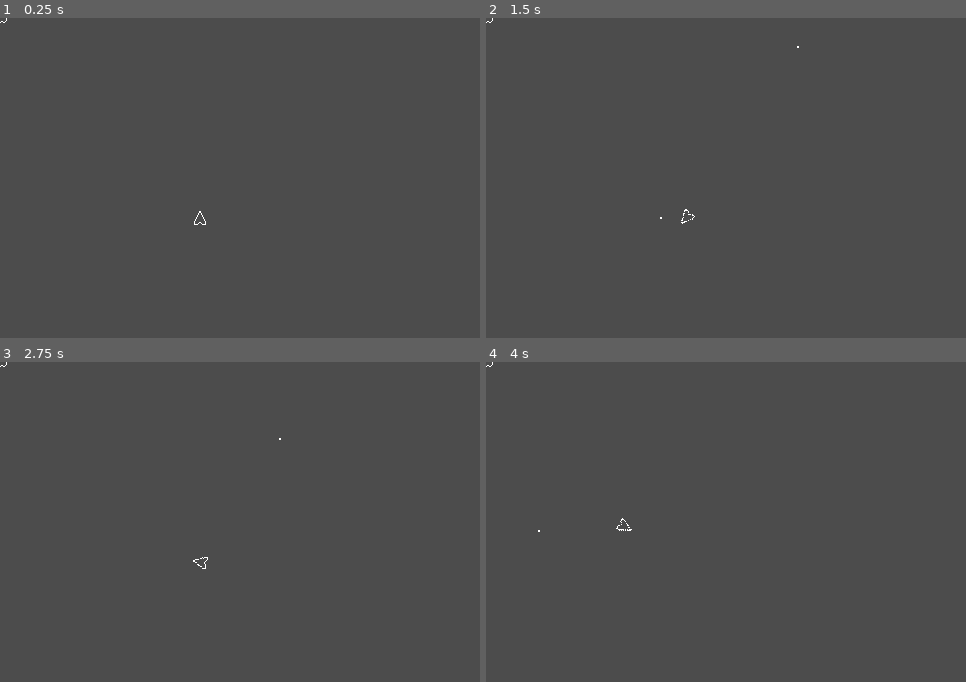
Above: before the commit, frames 1-4 (two rows, left to right).
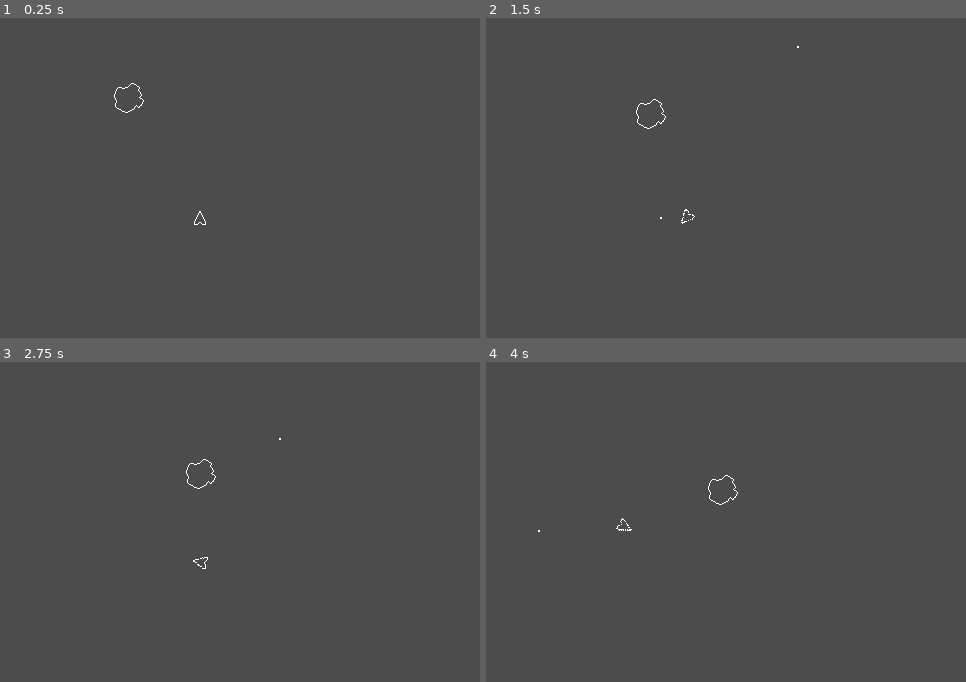
Above: after the commit, the same moments.

Repository: jmpoholarz/AsteroidsPractice
Game: Godot game, scene res://Main.tscn
Two runs of this game, one before a commit and one after it. Both use one fixed random seed, a clock stepped at 60 frames per second and the inputs below.
Inputs:
- Up to frame 1 (0.25 s): no input
- Up to frame 2 (1.5 s): hold Right (ship_rotate_right) 0.53-1.28 s; tap Space (ship_shoot) at 0.6, 1.35 s; hold Left (ship_rotate_left) from 1.28 s (still down)
- Up to frame 3 (2.75 s): release Left (ship_rotate_left) at 2.03 s; hold Right (ship_rotate_right) from 2.03 s (still down); tap Space (ship_shoot) at 2.1 s
- Up to frame 4 (4 s): release Right (ship_rotate_right) at 2.78 s; hold Up (ship_go_forward) 2.78-3.53 s; tap Space (ship_shoot) at 2.85, 3.6 s; hold Left (ship_rotate_left) from 3.53 s (still down)

The runs differ from the first frame. In frame 1, less than 0.1% of the frame differs, in the area x 0-30%, y 0-30%; in frame 2, less than 0.1%; in frame 3, less than 0.1%; in frame 4, less than 0.1%.

Commit message:
Fixed AsteroidLarge collision detection; started scripts for smaller asteroids; started manual physics calculations

Diff:
--- a/AsteroidLarge.gd
+++ b/AsteroidLarge.gd
@@ -1,24 +1,31 @@
 extends Area2D
 
 var mediumAsteroid = load('res://AsteroidMedium.tscn')
+var velocity = Vector2(0,0)
 
 func _ready():
-	# Called every time the node is added to the scene.
-
 	# Seed random number
 	randomize()
+	# Set initial direction and velocity
 	var direction = randi() % 360
-	$RigidBody2D.linear_velocity.x = randi() % 10
-	$RigidBody2D.linear_velocity.y = randi() % 10
+	velocity.x = randi() % 20 + 10
+	velocity.y = randi() % 20 + 10
 	pass
 
 func _process(delta):
 	pass
 
+func _physics_process(delta):
+	position.x += velocity.x * delta
+	position.y += velocity.y * delta
 
 func _on_AsteroidLarge_body_entered(body):
 	print("body entered")
-	get_parent().add_child(mediumAsteroid.instance())
+	print(body)
+	var med1 = mediumAsteroid.instance()
+	med1.position.x = position.x
+	med1.position.y = position.y
+	get_parent().add_child(med1)
 	get_parent().remove_child(self)
 
 
--- a/AsteroidLarge.tscn
+++ b/AsteroidLarge.tscn
@@ -9,12 +9,7 @@
 custom_solver_bias = 0.0
 radius = 15.0
 
-[sub_resource type="RectangleShape2D" id=2]
-
-custom_solver_bias = 0.0
-extents = Vector2( 14, 15 )
-
-[node name="AsteroidLarge" type="Area2D" index="0"]
+[node name="AsteroidLarge" type="Area2D"]
 
 input_pickable = false
 gravity_vec = Vector2( 0, 1 )
@@ -34,38 +29,11 @@
 
 [node name="CollisionShape2D" type="CollisionShape2D" parent="." index="1"]
 
-position = Vector2( 2.89083e-06, 1.57952e-06 )
+position = Vector2( 2.89083e-006, 1.57952e-006 )
 shape = SubResource( 1 )
 _sections_unfolded = [ "Transform" ]
 
 [node name="ScreenWrap" parent="." index="2" instance=ExtResource( 3 )]
-
-[node name="RigidBody2D" type="RigidBody2D" parent="." index="3"]
-
-input_pickable = false
-collision_layer = 3
-collision_mask = 3
-mode = 0
-mass = 1.0
-friction = 1.0
-bounce = 0.0
-gravity_scale = 1.0
-custom_integrator = false
-continuous_cd = 0
-contacts_reported = 10
-contact_monitor = true
-sleeping = false
-can_sleep = false
-linear_velocity = Vector2( 0, 0 )
-linear_damp = -1.0
-angular_velocity = 0.0
-angular_damp = -1.0
-_sections_unfolded = [ "Collision" ]
-
-[node name="CollisionShape2D" type="CollisionShape2D" parent="RigidBody2D" index="0"]
-
-shape = SubResource( 2 )
-_sections_unfolded = [ "Transform" ]
 
 [connection signal="area_entered" from="." to="." method="_on_AsteroidLarge_area_entered"]
 
--- /dev/null
+++ b/AsteroidMedium.gd
@@ -0,0 +1,17 @@
+extends Area2D
+
+var smallAsteroid = load('res://AsteroidSmall.tscn')
+
+var velocity = Vector2(0,0)
+
+func _ready():
+	# Called when the node is added to the scene for the first time.
+	# Initialization here
+	pass
+
+func _process(delta):
+	pass
+
+func _physics_process(delta):
+	position.x += velocity.x * delta
+	position.y += velocity.y * delta
--- a/AsteroidMedium.tscn
+++ b/AsteroidMedium.tscn
@@ -1,43 +1,35 @@
-[gd_scene load_steps=4 format=2]
+[gd_scene load_steps=5 format=2]
 
-[ext_resource path="res://Assets/asteroid1c.png" type="Texture" id=1]
-[ext_resource path="res://Libraries/ScreenWrap.tscn" type="PackedScene" id=2]
+[ext_resource path="res://AsteroidMedium.gd" type="Script" id=1]
+[ext_resource path="res://Assets/asteroid1c.png" type="Texture" id=2]
+[ext_resource path="res://Libraries/ScreenWrap.tscn" type="PackedScene" id=3]
 
 [sub_resource type="CircleShape2D" id=1]
 
 custom_solver_bias = 0.0
 radius = 7.0
 
-[node name="AsteroidMedium" type="RigidBody2D"]
+[node name="AsteroidMedium" type="Area2D"]
 
-input_pickable = false
+input_pickable = true
+gravity_vec = Vector2( 0, 1 )
+gravity = 98.0
+linear_damp = 0.1
+angular_damp = 1.0
 collision_layer = 2
-collision_mask = 1
-mode = 0
-mass = 1.0
-friction = 0.0
-bounce = 0.0
-gravity_scale = 0.0
-custom_integrator = false
-continuous_cd = 0
-contacts_reported = 0
-contact_monitor = false
-sleeping = false
-can_sleep = true
-linear_velocity = Vector2( 0, 0 )
-linear_damp = -1.0
-angular_velocity = 0.0
-angular_damp = -1.0
+audio_bus_override = false
+audio_bus_name = "Master"
+script = ExtResource( 1 )
 _sections_unfolded = [ "Collision" ]
 
 [node name="Sprite" type="Sprite" parent="." index="0"]
 
-texture = ExtResource( 1 )
+texture = ExtResource( 2 )
 
 [node name="CollisionShape2D" type="CollisionShape2D" parent="." index="1"]
 
-position = Vector2( -2.5332e-06, 5.36442e-07 )
+position = Vector2( -2.5332e-006, 5.36442e-007 )
 shape = SubResource( 1 )
 _sections_unfolded = [ "Transform" ]
 
-[node name="ScreenWrap" parent="." index="2" instance=ExtResource( 2 )]
+[node name="ScreenWrap" parent="." index="2" instance=ExtResource( 3 )]
--- /dev/null
+++ b/AsteroidSmall.gd
@@ -0,0 +1,13 @@
+extends Area2D
+
+var velocity = Vector2(0,0)
+
+func _ready():
+	pass
+
+func _process(delta):
+	pass
+
+func _physics_process(delta):
+	position.x += velocity.x * delta
+	position.y += velocity.y * delta
--- a/AsteroidSmall.tscn
+++ b/AsteroidSmall.tscn
@@ -1,42 +1,34 @@
-[gd_scene load_steps=4 format=2]
+[gd_scene load_steps=5 format=2]
 
-[ext_resource path="res://Assets/asteroid0a.png" type="Texture" id=1]
-[ext_resource path="res://Libraries/ScreenWrap.tscn" type="PackedScene" id=2]
+[ext_resource path="res://AsteroidSmall.gd" type="Script" id=1]
+[ext_resource path="res://Assets/asteroid0a.png" type="Texture" id=2]
+[ext_resource path="res://Libraries/ScreenWrap.tscn" type="PackedScene" id=3]
 
 [sub_resource type="CircleShape2D" id=1]
 
 custom_solver_bias = 0.0
 radius = 3.0
 
-[node name="AsteroidSmall" type="RigidBody2D"]
+[node name="AsteroidSmall" type="Area2D" index="0"]
 
-input_pickable = false
+input_pickable = true
+gravity_vec = Vector2( 0, 1 )
+gravity = 98.0
+linear_damp = 0.1
+angular_damp = 1.0
 collision_layer = 2
-collision_mask = 1
-mode = 0
-mass = 1.0
-friction = 0.0
-bounce = 0.0
-gravity_scale = 0.0
-custom_integrator = false
-continuous_cd = 0
-contacts_reported = 0
-contact_monitor = false
-sleeping = false
-can_sleep = true
-linear_velocity = Vector2( 0, 0 )
-linear_damp = -1.0
-angular_velocity = 0.0
-angular_damp = -1.0
+audio_bus_override = false
+audio_bus_name = "Master"
+script = ExtResource( 1 )
 _sections_unfolded = [ "Collision" ]
 
 [node name="Sprite" type="Sprite" parent="." index="0"]
 
-texture = ExtResource( 1 )
+texture = ExtResource( 2 )
 
 [node name="CollisionShape2D" type="CollisionShape2D" parent="." index="1"]
 
 shape = SubResource( 1 )
 _sections_unfolded = [ "Transform" ]
 
-[node name="ScreenWrap" parent="." index="2" instance=ExtResource( 2 )]
+[node name="ScreenWrap" parent="." index="2" instance=ExtResource( 3 )]
--- a/Main.tscn
+++ b/Main.tscn
@@ -38,6 +38,6 @@
 
 position = Vector2( 246.991, 157.045 )
 
-[node name="RigidBody2D" parent="." index="2" instance=ExtResource( 3 )]
+[node name="Asteroid" parent="." index="2" instance=ExtResource( 3 )]
 
 position = Vector2( 121.29, 76.4495 )
Not shown, changed: Assets/asteroid0a.png.import
Not shown, changed: Assets/asteroid0b.png.import
Not shown, changed: Assets/asteroid0c.png.import
Not shown, changed: Assets/asteroid0d.png.import
Not shown, changed: Assets/asteroid1a.png.import
Not shown, changed: Assets/asteroid1b.png.import
Not shown, changed: Assets/asteroid1c.png.import
Not shown, changed: Assets/asteroid1d.png.import
Not shown, changed: Assets/asteroid2a.png.import
Not shown, changed: Assets/asteroid2b.png.import
Not shown, changed: Assets/asteroid2c.png.import
Not shown, changed: Assets/asteroid2d.png.import
(and 5 more such lines)
